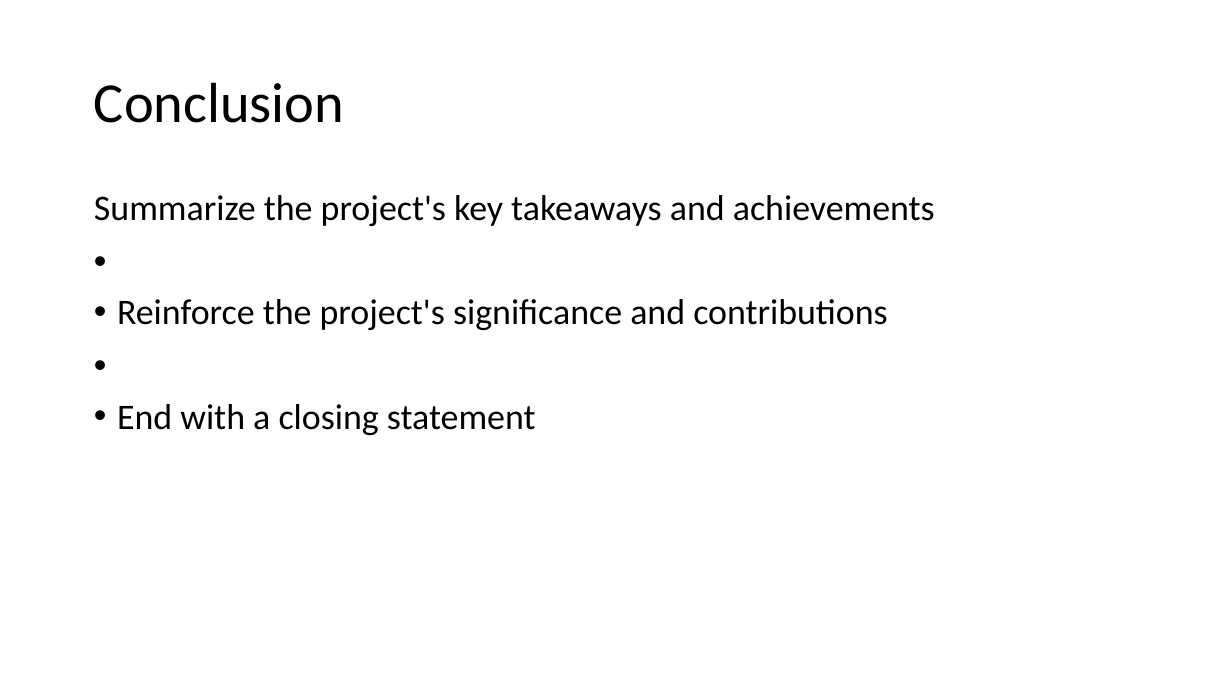
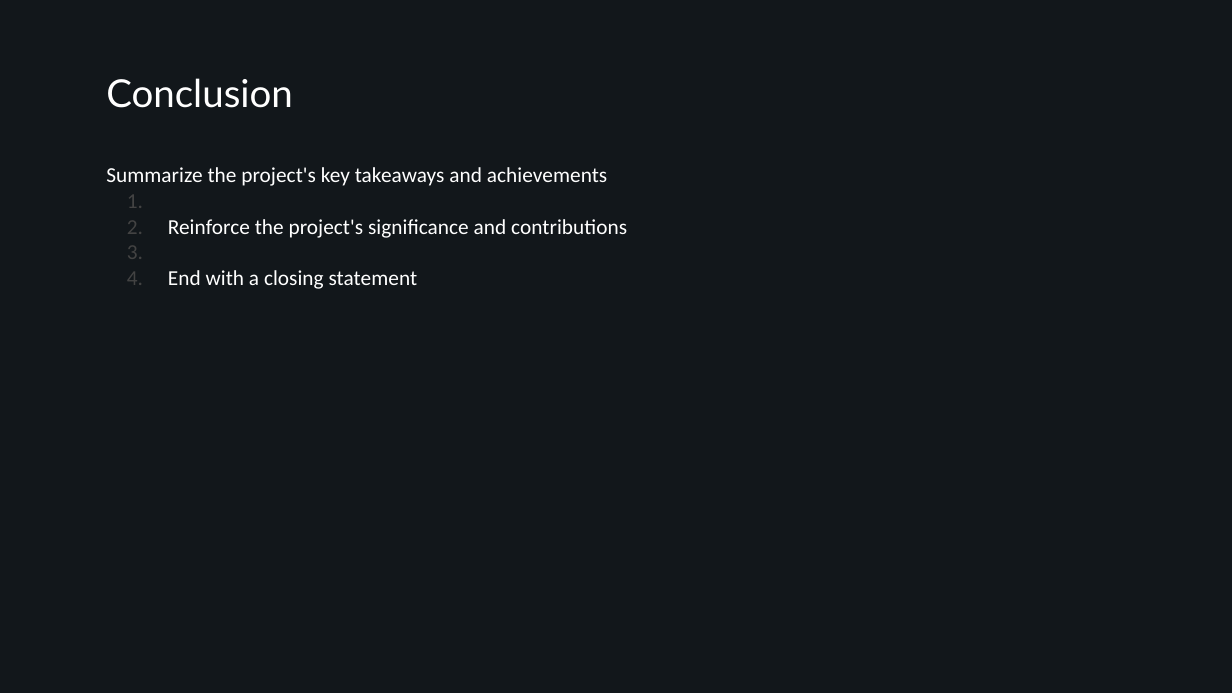
Before and after one commit to AndreaAlberti07/Amazon-books-reviews-ML, a slide deck: slide 16 of presentation/Presentation.pptx (slide 11 before the commit). Drawn at 1232x693 pixels with LibreOffice and Linux fonts; fonts in the diff are those of the drawing; background and template pictures are left out. Boxes give left, top, right and bottom in pixels: in the first picture for what was removed or moved away, otherwise in the second. Text is boxed around its words. In the diff, an @@ line names an element or a change of style, - is before the commit and + after.

```diff
--- a/presentation/Presentation.pptx
+++ b/presentation/Presentation.pptx
@@ background #FFFFFF to #12171B @@
@@ title "Conclusion": place and size @@
-title "Conclusion" at (94, 82, 344, 123)
+title "Conclusion" at (106, 78, 293, 108)
@@ title "Conclusion" at (106, 78, 293, 108): size 44 to 30 pt, font Calibri to Lato, text colour #000000 to #FFFFFF; line spacing 0.9 to 1; vertical alignment middle to top @@
@@ text "Summarize the project's key takeaways ...": place and size @@
-text "Summarize the project's key takeaways ..." at (94, 195, 935, 435)
+text "Summarize the project's key takeaways ..." at (106, 167, 627, 289)
@@ text "Summarize the project's key takeaways ..." at (106, 167, 627, 289): size 28 to 16.7 pt, text colour #000000 to #FFFFFF; bullet • to 1.; line spacing 0.9 to 1; less space between paragraphs @@
```
Also in this commit, not shown: 4 other slides changed, 12 slides added, 9 slides removed, 4 other files.
